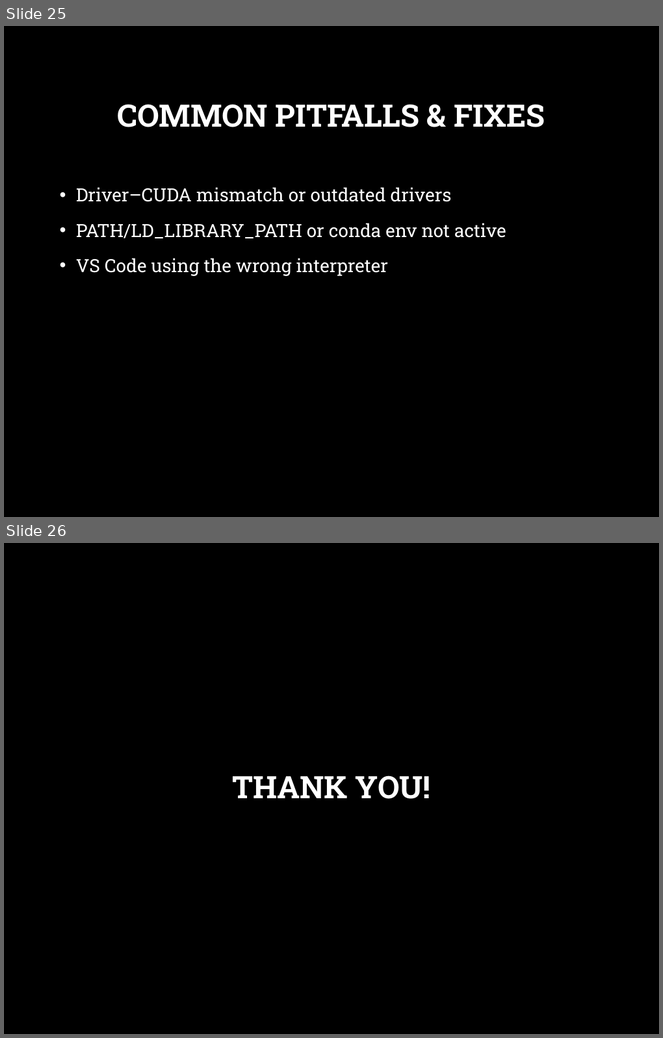
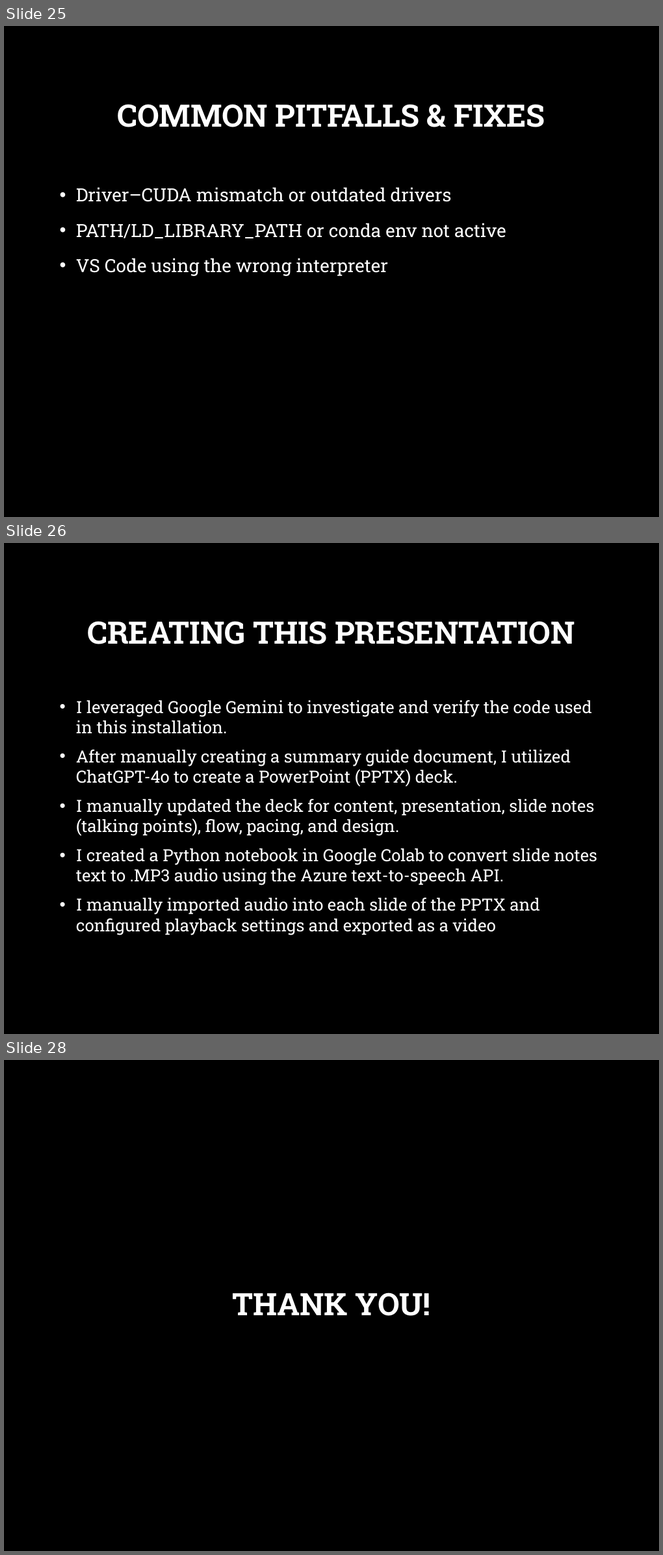
Before and after one commit to ChristopherAlanMurphy/TensorFlow.GPU.Windows11.via.WSL2, a slide deck: Presenation_TensorFlowOnWindows11forGPU.pptx. Shown one above the other, each under a label of ours: slides 25 and 26 before the commit, slides 25, 26 and 28 after it; the slides between them are not shown. The pictures are 663x1038 and 663x1555 pixels, drawn with LibreOffice and Linux fonts; fonts in the diff are those of the drawing; background and template pictures are left out. Boxes give left, top, right and bottom in pixels: in the first picture for what was removed or moved away, otherwise in the second. Text is boxed around its words. In the diff, an @@ line names an element or a change of style, - is before the commit and + after.

Commit message:
Guide in Presentation Form
Guide in Presentation Form

```diff
--- a/Presenation_TensorFlowOnWindows11forGPU.pptx
+++ b/Presenation_TensorFlowOnWindows11forGPU.pptx
@@ slide 26 added at box(4, 543, 659, 1034), background picture (left out) @@
@@ title added at box(87, 621, 575, 644), 34 pt, text #FFFFFF, bold @@
+CREATING THIS PRESENTATION
@@ text added at box(76, 700, 598, 936), 18.5 pt, text #FFFFFF @@
+• I leveraged Google Gemini to investigate and verify the code used in this installation.
+• After manually creating a summary guide document, I utilized ChatGPT-4o to create a PowerPoint (PPTX) deck.
+• I manually updated the deck for content, presentation, slide notes (talking points), flow, pacing, and design.
+• I created a Python notebook in Google Colab to convert slide notes text to .MP3 audio using the Azure text-to-speech API.
+• I manually imported audio into each slide of the PPTX and configured playback settings and exported as a video
@@ what was slide 26 is now slide 28 @@
```
Also in this commit, not shown: 1 other slide added.
